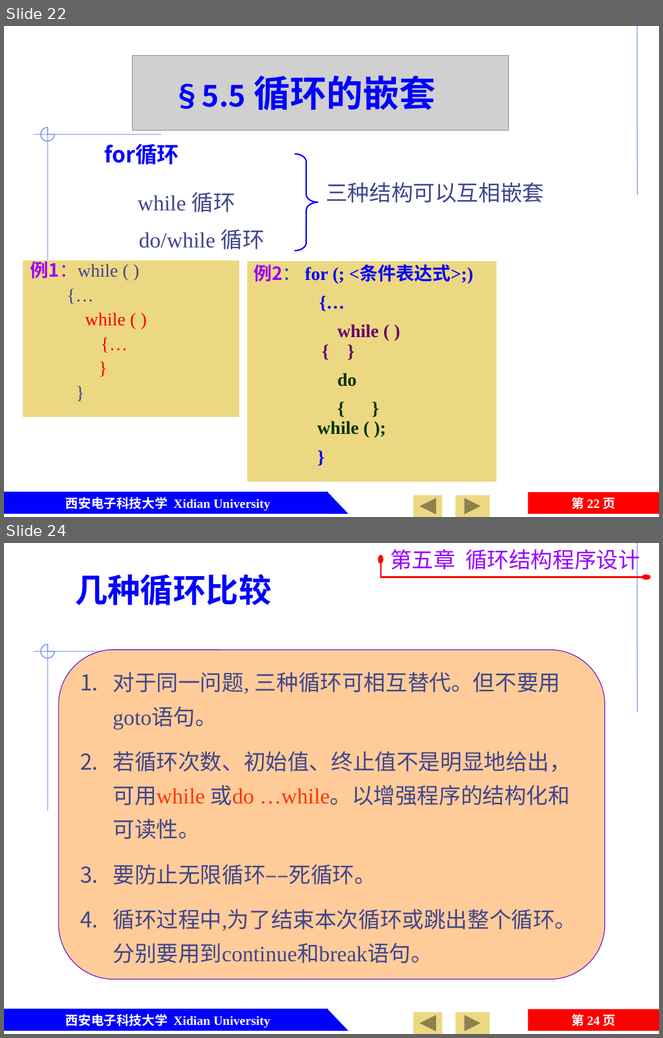
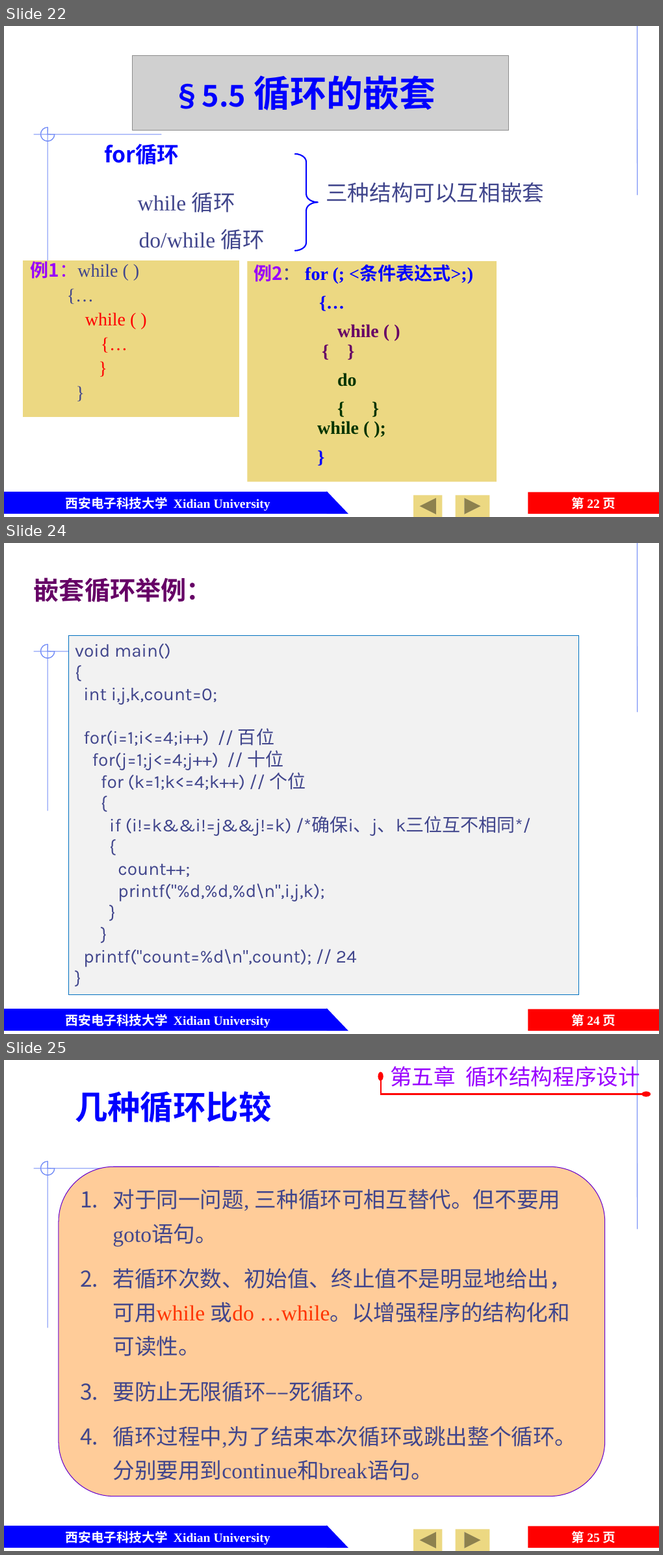
Before and after one commit to jtrfid/C-Repositories, a slide deck: 2015备课/课件/第5章 循环结构程序设计.pptx. Shown one above the other, each under a label of ours: slides 22 and 24 before the commit, slides 22, 24 and 25 after it; the slides between them are not shown. The pictures are 663x1038 and 663x1555 pixels, drawn with LibreOffice and Linux fonts; fonts in the diff are those of the drawing; grey boxes stand for pictures; background and template pictures are left out. Boxes give left, top, right and bottom in pixels: in the first picture for what was removed or moved away, otherwise in the second. Text is boxed around its words. In the diff, an @@ line names an element or a change of style, - is before the commit and + after.

Commit message:
修订 ch5.pptx，添加嵌套循环举例，注释添加素数(质数)定义

```diff
--- a/2015备课/课件/第5章 循环结构程序设计.pptx
+++ b/2015备课/课件/第5章 循环结构程序设计.pptx
@@ slide 24 added at <box>4,543,659,1034</box>, background #FFFFFF; not listed: 8 template elements that a slide beside it also shows @@
@@ title added at <box>34,577,212,602</box>, 28 pt, text #660066, bold @@
+嵌套循环举例：
@@ rectangle added at <box>68,635,579,995</box>, fill #F2F2F2, outline #0070C0 0.75 pt, 20 pt, text #40458C @@
+void main()
+{
+int i,j,k,count=0;
+for(i=1;i<=4;i++) // 百位
+for(j=1;j<=4;j++) // 十位
+for (k=1;k<=4;k++) // 个位
+{
+if (i!=k&&i!=j&&j!=k) /*确保i、j、k三位互不相同*/
+{
+count++;
+printf("%d,%d,%d\n",i,j,k);
+}
+}
+printf("count=%d\n",count); // 24
+}
@@ what was slide 24 is now slide 25 @@
@@ page number at <box>571,1531,616,1544</box>: text changed @@
-第 24 页
+第 25 页
```
Also in this commit, not shown: 1 other slide added, 1 slide removed.
